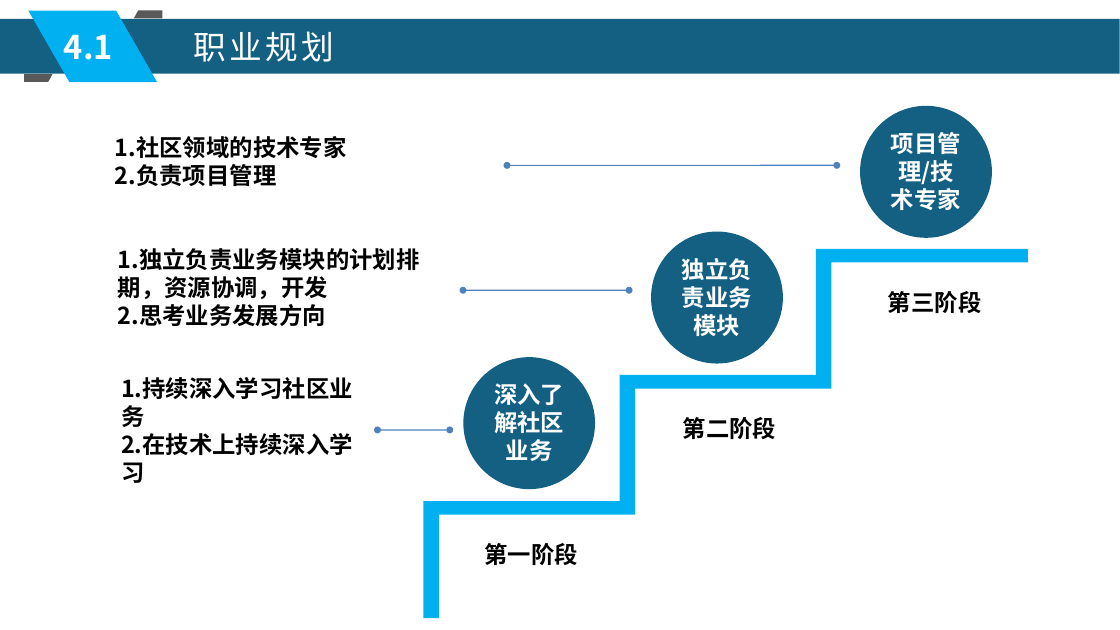
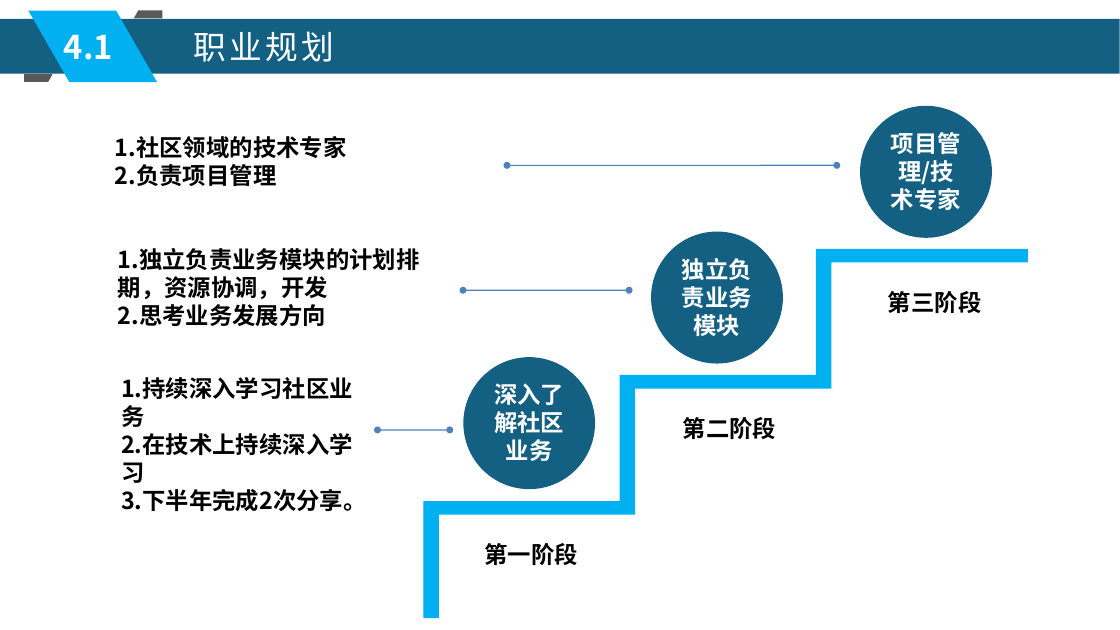
Before and after one commit to xljnc/husky-starter, a slide deck: slide 18 of doc/zzdb.pptx (slide 15 before the commit). Drawn at 1120x630 pixels with LibreOffice and Linux fonts; fonts in the diff are those of the drawing. Boxes give left, top, right and bottom in pixels: in the first picture for what was removed or moved away, otherwise in the second. Text is boxed around its words. In the diff, an @@ line names an element or a change of style, - is before the commit and + after.

```diff
--- a/doc/zzdb.pptx
+++ b/doc/zzdb.pptx
@@ text at (121,489,367,511): paragraph added @@
+3.下半年完成2次分享。
```
Also in this commit, not shown: 2 other slides changed, 3 slides added.
